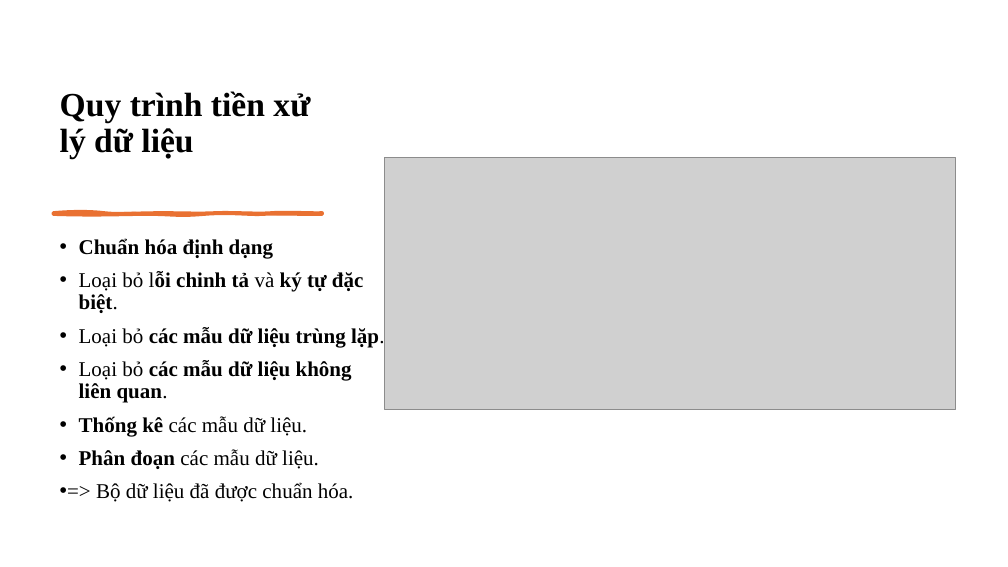
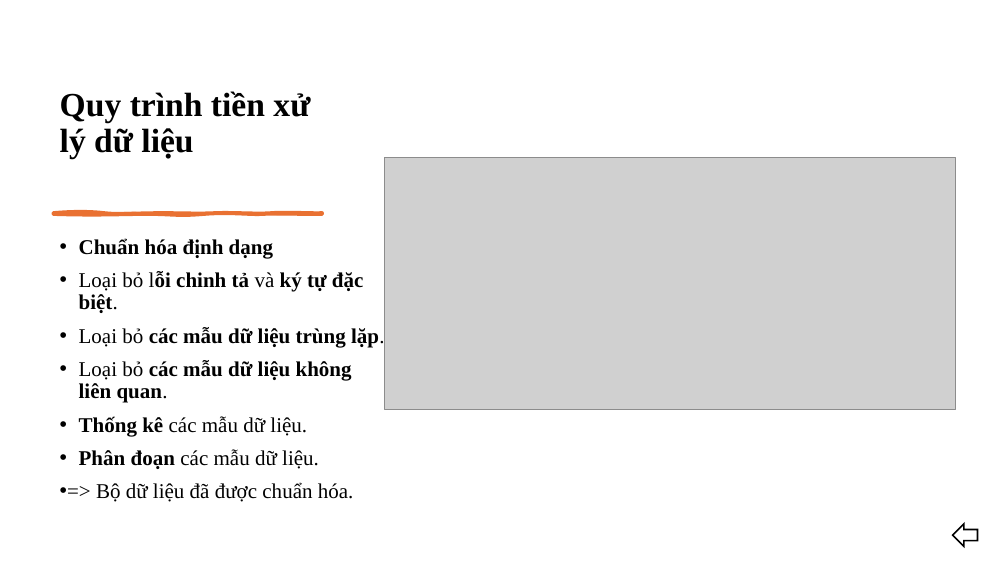
Before and after one commit to ngovanuc/Vietnamese_History_Chatbot, a slide deck: slide 14 of documents/slide bao cao.pptx. Drawn at 1008x567 pixels with LibreOffice and Linux fonts; fonts in the diff are those of the drawing; grey boxes stand for pictures. Boxes give left, top, right and bottom in pixels: in the first picture for what was removed or moved away, otherwise in the second. Text is boxed around its words. In the diff, an @@ line names an element or a change of style, - is before the commit and + after.

```diff
--- a/documents/slide bao cao.pptx
+++ b/documents/slide bao cao.pptx
@@ left arrow added at <box>953,524,978,547</box>, fill #FFFFFF, outline #000000 1.5 pt @@
```
Also in this commit, not shown: 21 other slides changed.
